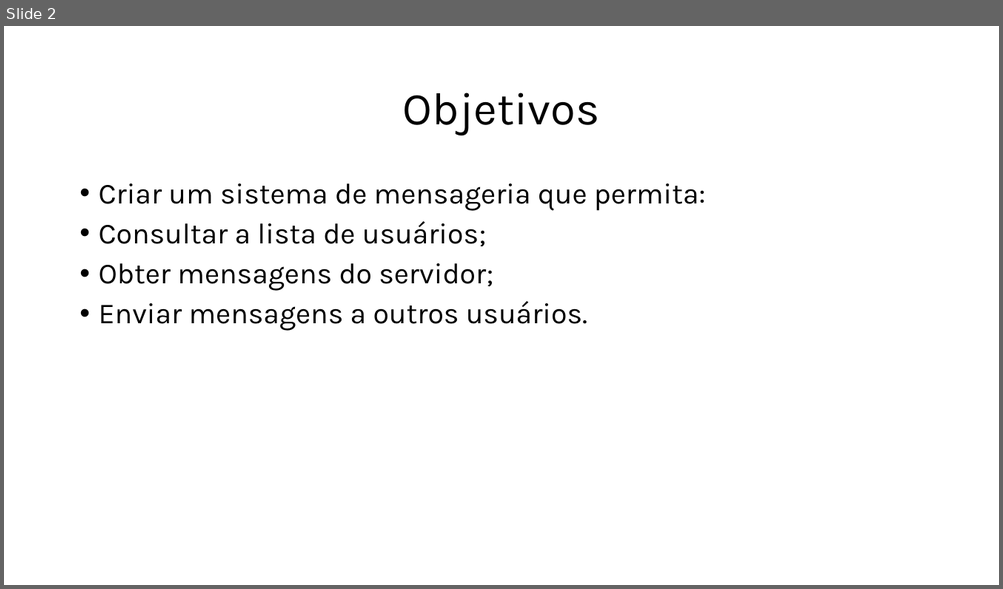
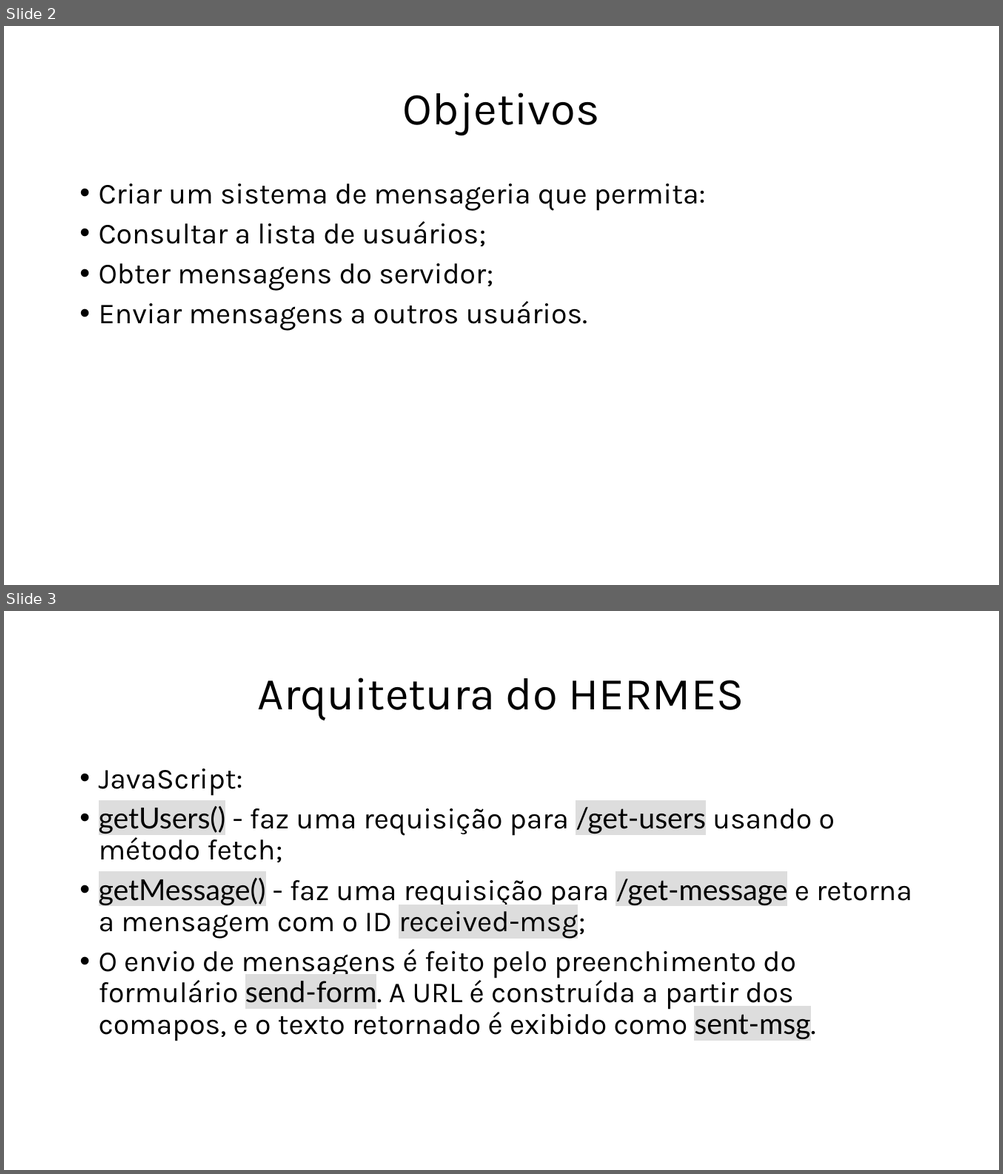
Before and after one commit to joao-martinho/trabalho_PRC_2025-2, a slide deck: docs/slides_hermes.odp. Shown one above the other, each under a label of ours: slide 2 before the commit, slides 2 and 3 after it. The pictures are 1003x589 and 1003x1174 pixels, drawn with LibreOffice and Linux fonts; fonts in the diff are those of the drawing. Boxes give left, top, right and bottom in pixels: in the first picture for what was removed or moved away, otherwise in the second. Text is boxed around its words. In the diff, an @@ line names an element or a change of style, - is before the commit and + after.

```diff
--- a/docs/slides_hermes.odp
+++ b/docs/slides_hermes.odp
@@ slide 3 added at (4,611,999,1170), background #FFFFFF @@
@@ title added at (258,678,744,721), 44 pt, text #000000 @@
+Arquitetura do HERMES
@@ text added at (99,769,912,1042), 28 pt, text #000000 @@
+• JavaScript:
+    • getUsers() - faz uma requisição para /get-users usando o método fetch;
+    • getMessage() - faz uma requisição para /get-message e retorna a mensagem com o ID received-msg;
+    • O envio de mensagens é feito pelo preenchimento do formulário send-form. A URL é construída a partir dos comapos, e o texto retornado é exibido como sent-msg.
```
Also in this commit, not shown: 2 slides changed, 1 other file.
